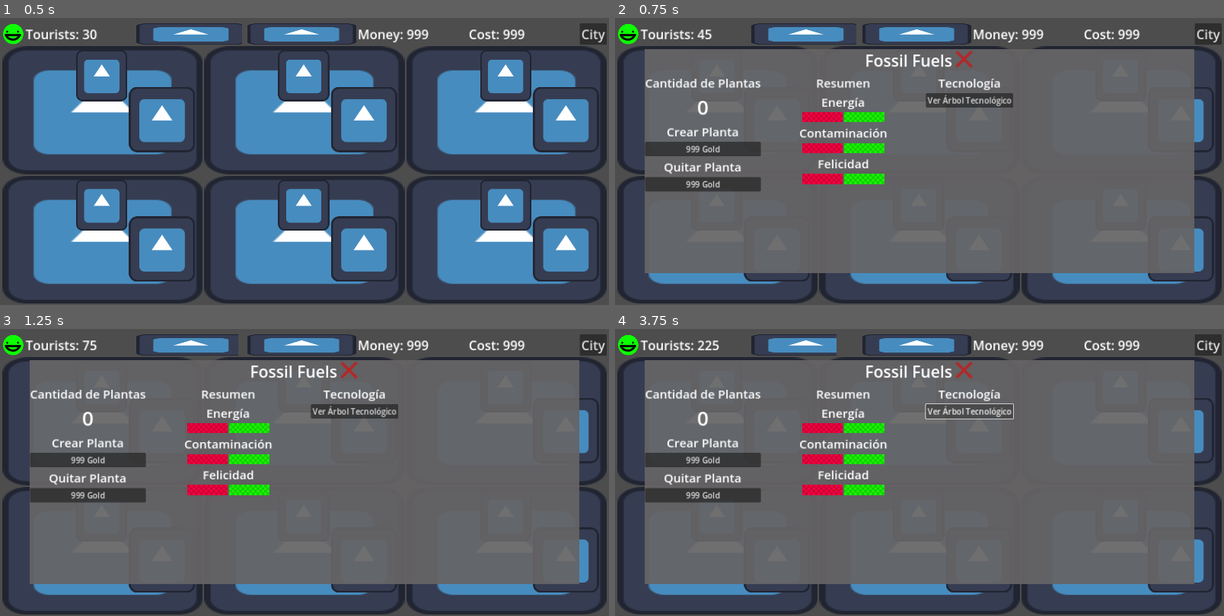
Above: before the commit, frames 1-4 (two rows, left to right).
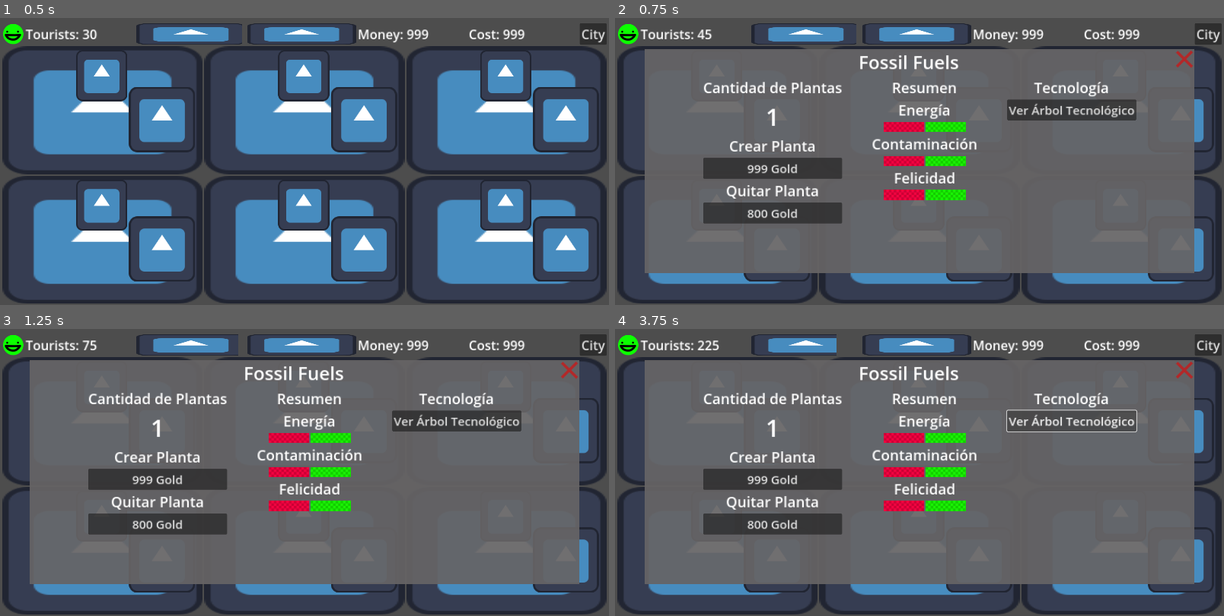
Above: after the commit, the same moments.

Repository: daniel-macias/energy-game
Game: Godot game, scene res://scenes/game.tscn
Two runs of this game, one before a commit and one after it. Both use one fixed random seed, a clock stepped at 60 frames per second and the inputs below. The engine's default icon, where the game draws it, is replaced by a stand-in: a white triangle on a blue panel in a dark square.
Inputs (mouse positions are in pixels of both pictures, inside the frame that each line leads up to):
- Up to frame 1 (0.5 s): no input
- Up to frame 2 (0.75 s): click (718, 75) at 0.52 s
- Up to frame 3 (1.25 s): no input
- Up to frame 4 (3.75 s): click "999 Gold" at 1.25 s; click "999 Gold" at 2 s; click "999 Gold" (after the commit: "800 Gold") at 2.75 s; click "Ver Árbol Tecnológico" at 3.5 s

Frame 1 is identical in both runs. In frame 2, 14% of the frame differs, in the area x 4-95%, y 11-72%; in frame 3, 14%; in frame 4, 14%.

Commit message:
starting to connect ui to script

Diff:
--- a/scenes/game.tscn
+++ b/scenes/game.tscn
@@ -143,7 +143,8 @@
 
 [node name="EnergyType" type="Label" parent="PanelContainer/VBoxContainer/TopBar"]
 layout_mode = 2
-theme_override_font_sizes/font_size = 40
+size_flags_horizontal = 3
+theme_override_font_sizes/font_size = 46
 text = "Energy Type"
 horizontal_alignment = 1
 
@@ -154,43 +155,45 @@
 
 [node name="Menu" type="HBoxContainer" parent="PanelContainer/VBoxContainer"]
 layout_mode = 2
+size_flags_horizontal = 4
+alignment = 1
 
 [node name="VBoxContainer" type="VBoxContainer" parent="PanelContainer/VBoxContainer/Menu"]
 layout_mode = 2
 
 [node name="Label" type="Label" parent="PanelContainer/VBoxContainer/Menu/VBoxContainer"]
 layout_mode = 2
-theme_override_font_sizes/font_size = 30
+theme_override_font_sizes/font_size = 36
 text = "Cantidad de Plantas"
 horizontal_alignment = 1
 
-[node name="Label2" type="Label" parent="PanelContainer/VBoxContainer/Menu/VBoxContainer"]
-layout_mode = 2
-theme_override_font_sizes/font_size = 50
+[node name="PlantAmount" type="Label" parent="PanelContainer/VBoxContainer/Menu/VBoxContainer"]
+layout_mode = 2
+theme_override_font_sizes/font_size = 60
 text = "0
 "
 horizontal_alignment = 1
 
 [node name="Label3" type="Label" parent="PanelContainer/VBoxContainer/Menu/VBoxContainer"]
 layout_mode = 2
+theme_override_font_sizes/font_size = 36
+text = "Crear Planta"
+horizontal_alignment = 1
+
+[node name="CreatePlant" type="Button" parent="PanelContainer/VBoxContainer/Menu/VBoxContainer"]
+layout_mode = 2
 theme_override_font_sizes/font_size = 30
-text = "Crear Planta"
-horizontal_alignment = 1
-
-[node name="CreatePlant" type="Button" parent="PanelContainer/VBoxContainer/Menu/VBoxContainer"]
-layout_mode = 2
-theme_override_font_sizes/font_size = 20
 text = "999 Gold"
 
 [node name="Label4" type="Label" parent="PanelContainer/VBoxContainer/Menu/VBoxContainer"]
 layout_mode = 2
+theme_override_font_sizes/font_size = 36
+text = "Quitar Planta"
+horizontal_alignment = 1
+
+[node name="DeletePlant" type="Button" parent="PanelContainer/VBoxContainer/Menu/VBoxContainer"]
+layout_mode = 2
 theme_override_font_sizes/font_size = 30
-text = "Quitar Planta"
-horizontal_alignment = 1
-
-[node name="DeletePlant" type="Button" parent="PanelContainer/VBoxContainer/Menu/VBoxContainer"]
-layout_mode = 2
-theme_override_font_sizes/font_size = 20
 text = "999 Gold"
 
 [node name="VBoxContainer2" type="VBoxContainer" parent="PanelContainer/VBoxContainer/Menu"]
@@ -198,13 +201,13 @@
 
 [node name="Label" type="Label" parent="PanelContainer/VBoxContainer/Menu/VBoxContainer2"]
 layout_mode = 2
-theme_override_font_sizes/font_size = 30
+theme_override_font_sizes/font_size = 36
 text = "Resumen"
 horizontal_alignment = 1
 
 [node name="Label2" type="Label" parent="PanelContainer/VBoxContainer/Menu/VBoxContainer2"]
 layout_mode = 2
-theme_override_font_sizes/font_size = 30
+theme_override_font_sizes/font_size = 36
 text = "Energía"
 horizontal_alignment = 1
 
@@ -224,7 +227,7 @@
 
 [node name="Label3" type="Label" parent="PanelContainer/VBoxContainer/Menu/VBoxContainer2"]
 layout_mode = 2
-theme_override_font_sizes/font_size = 30
+theme_override_font_sizes/font_size = 36
 text = "Contaminación"
 horizontal_alignment = 1
 
@@ -244,7 +247,7 @@
 
 [node name="Label4" type="Label" parent="PanelContainer/VBoxContainer/Menu/VBoxContainer2"]
 layout_mode = 2
-theme_override_font_sizes/font_size = 30
+theme_override_font_sizes/font_size = 36
 text = "Felicidad"
 horizontal_alignment = 1
 
@@ -267,11 +270,11 @@
 
 [node name="Label" type="Label" parent="PanelContainer/VBoxContainer/Menu/VBoxContainer3"]
 layout_mode = 2
+theme_override_font_sizes/font_size = 36
+text = "Tecnología"
+horizontal_alignment = 1
+
+[node name="CreatePlant" type="Button" parent="PanelContainer/VBoxContainer/Menu/VBoxContainer3"]
+layout_mode = 2
 theme_override_font_sizes/font_size = 30
-text = "Tecnología"
-horizontal_alignment = 1
-
-[node name="CreatePlant" type="Button" parent="PanelContainer/VBoxContainer/Menu/VBoxContainer3"]
-layout_mode = 2
-theme_override_font_sizes/font_size = 20
 text = "Ver Árbol Tecnológico"
--- a/scripts/GameManager.gd
+++ b/scripts/GameManager.gd
@@ -35,6 +35,9 @@
 @onready var energy_panel = $PanelContainer
 @onready var energy_title = $PanelContainer/VBoxContainer/TopBar/EnergyType
 @onready var exit_button = $PanelContainer/VBoxContainer/TopBar/ExitButton
+@onready var plant_amount_label = $PanelContainer/VBoxContainer/Menu/VBoxContainer/PlantAmount
+@onready var create_plant_button = $PanelContainer/VBoxContainer/Menu/VBoxContainer/CreatePlant
+@onready var remove_plant_button = $PanelContainer/VBoxContainer/Menu/VBoxContainer/DeletePlant
 
 func _ready():
 	load_game()
@@ -46,6 +49,28 @@
 	# Connect the exit button to close the panel
 	exit_button.pressed.connect(hide_energy_panel)
 
+	create_plant_button.pressed.connect(_on_CreatePlantButton_pressed)
+	remove_plant_button.pressed.connect(_on_RemovePlantButton_pressed)
+
+func _on_CreatePlantButton_pressed():
+	var room = get_selected_room()
+	if room:
+		room.create_plant()
+
+func _on_RemovePlantButton_pressed():
+	var room = get_selected_room()
+	if room:
+		room.remove_plant()
+
+func update_panel(plant_amount, plant_cost, remove_plant_refund):
+	plant_amount_label.text = str(plant_amount)
+	create_plant_button.text = str(plant_cost) + " Gold"
+	remove_plant_button.text = str(remove_plant_refund) + " Gold"
+
+func get_selected_room():
+	# Logic to get the currently selected room based on the UI, e.g., a variable tracking the active room
+	# Placeholder: returns the first room for example purposes
+	return $GridContainer/Control
 
 func show_energy_panel(energy_type):
 	energy_title.text = energy_type
--- a/scripts/Room.gd
+++ b/scripts/Room.gd
@@ -7,6 +7,9 @@
 @export var clicker_reward = 10  # Reward when clicking the Clicker button
 @export var energy_type = "Fossil Fuels"
 @export var plant_amount = 0
+@export var plant_cost = 999  # Initial cost to create a plant
+@export var remove_plant_refund = 800  # Amount refunded when a plant is removed
+@export var cost_increase_per_plant = 100  # How much the cost increases per plant
 
 
 # Node references
@@ -37,6 +40,7 @@
 func _on_RoomButton_pressed():
 	 # Call the main scene's function to show the energy panel with this room's energy type
 	get_parent().get_parent().get_parent().show_energy_panel(energy_type)
+	get_parent().get_parent().get_parent().update_panel(plant_amount, plant_cost, remove_plant_refund)
 
 # Function to handle the Notification button press
 func _on_Notification_pressed():
@@ -44,6 +48,20 @@
 	notification_button.visible = false  # Hide the notification again
 	notification_time_target = notification_interval + randf() * notification_interval_randomness
 
+func create_plant():
+	if get_parent().money >= plant_cost:
+		plant_amount += 1
+		get_parent().update_money(-plant_cost)
+		plant_cost += cost_increase_per_plant  # Increase the cost after purchasing
+		get_parent().update_panel(plant_amount, plant_cost, remove_plant_refund)
+
+func remove_plant():
+	if plant_amount > 0:
+		plant_amount -= 1
+		get_parent().update_money(remove_plant_refund)
+		plant_cost -= cost_increase_per_plant  # Optional: Decrease the cost after selling
+		get_parent().update_panel(plant_amount, plant_cost, remove_plant_refund)
+
 # Update the room every frame
 func _process(delta):
 	notification_timer += delta
